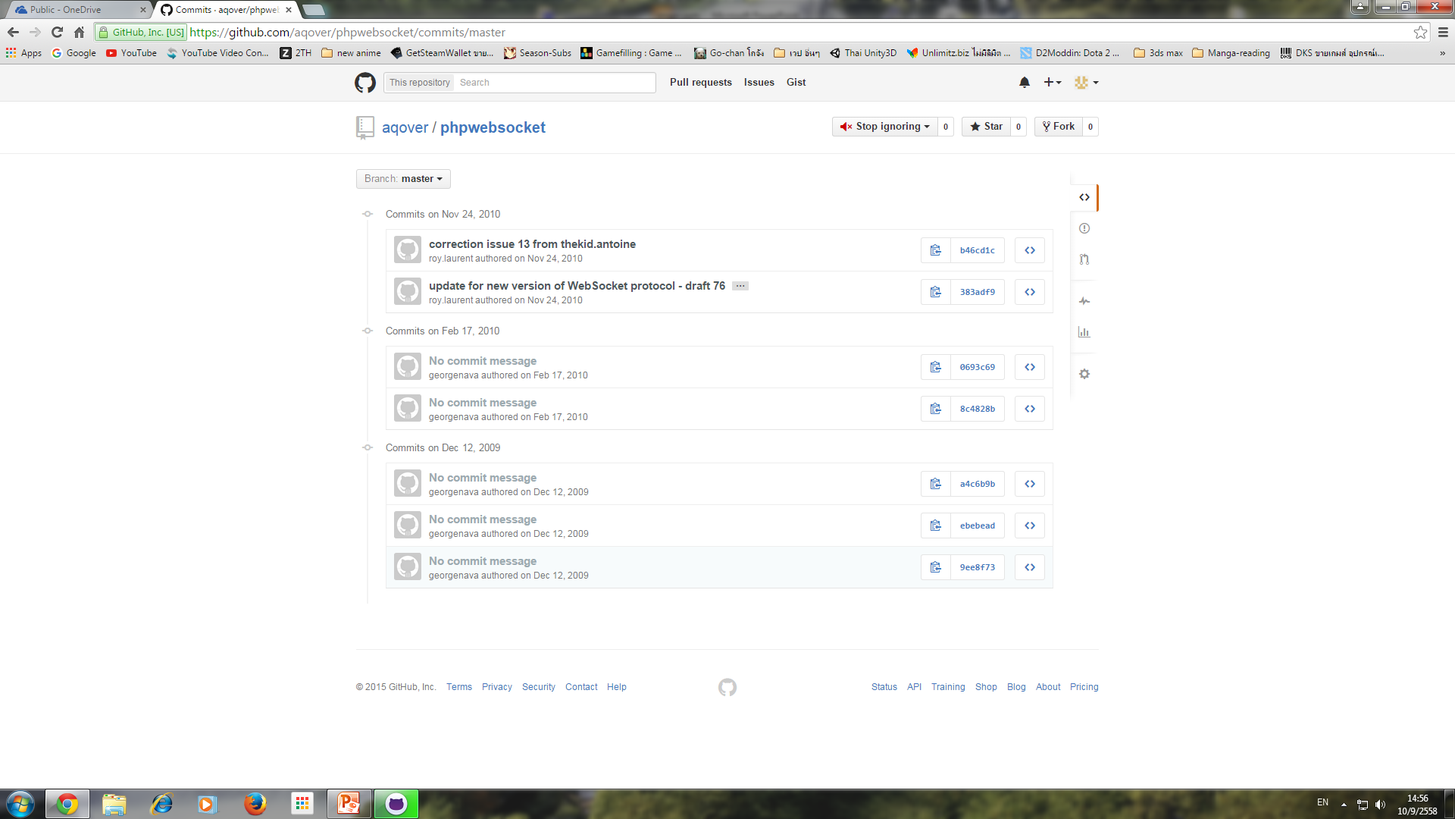
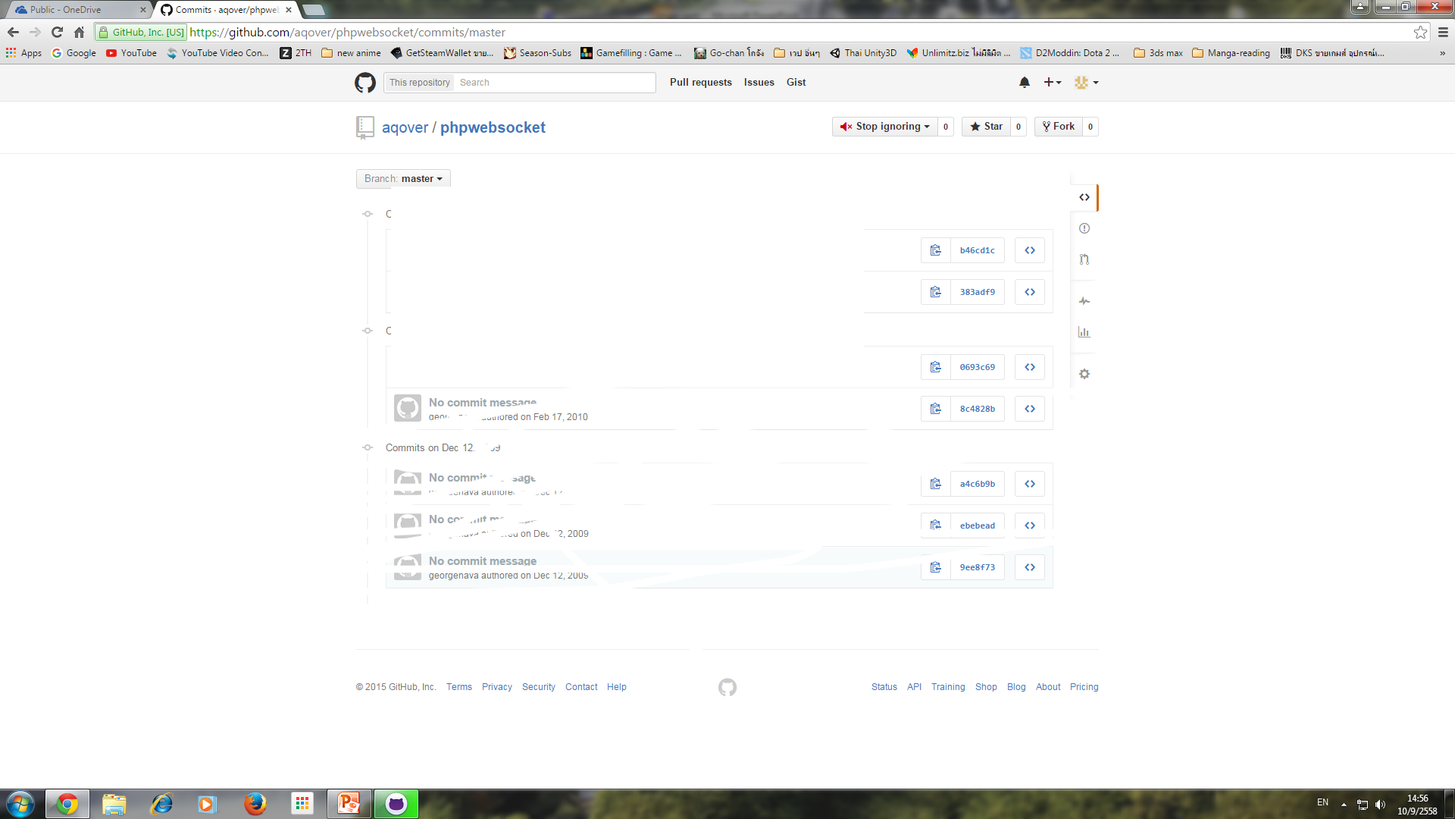
The second 1455x819 image is a revision of the first. Changes to its layers:
painted on "Layer 1" over [366, 186, 1075, 650]
